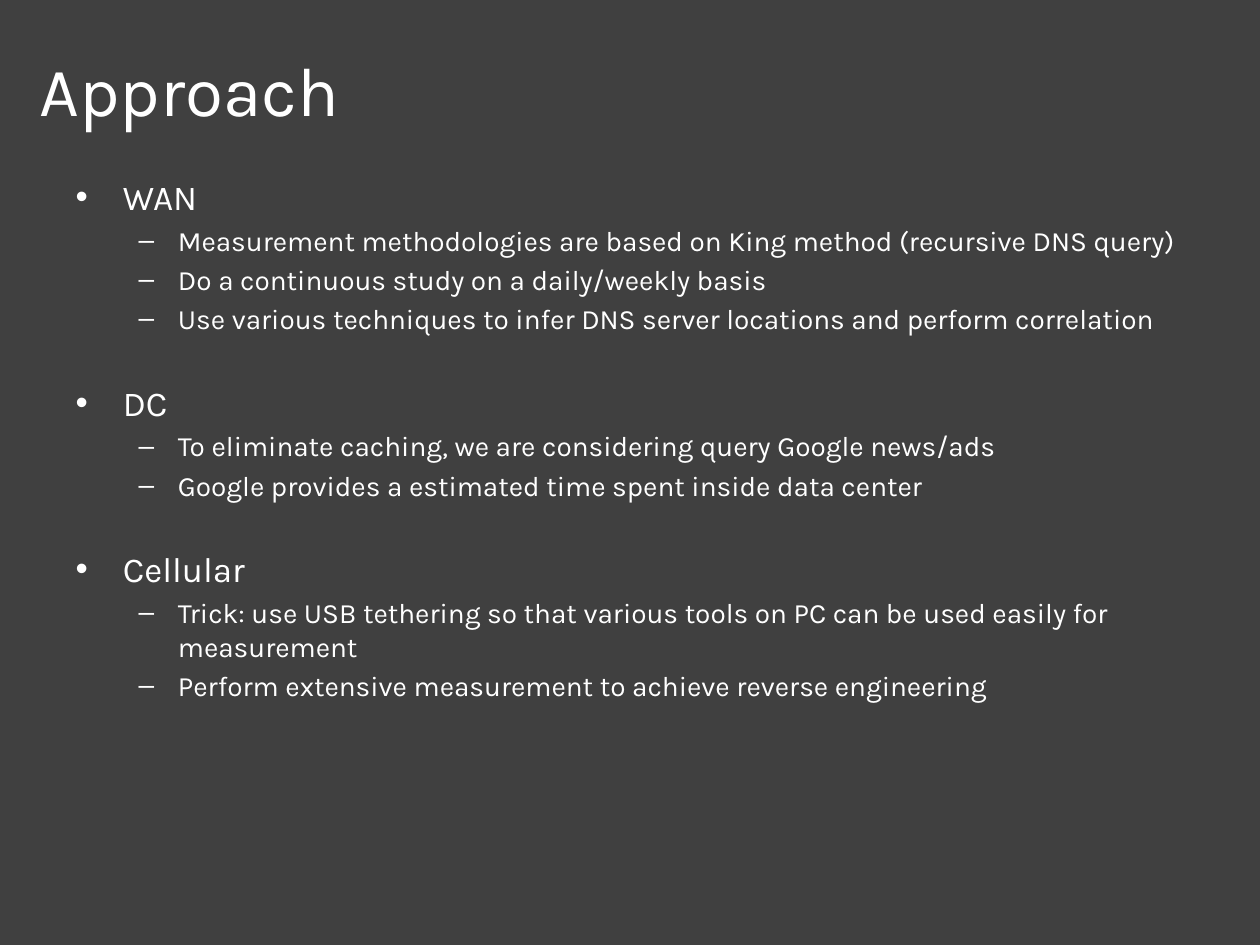
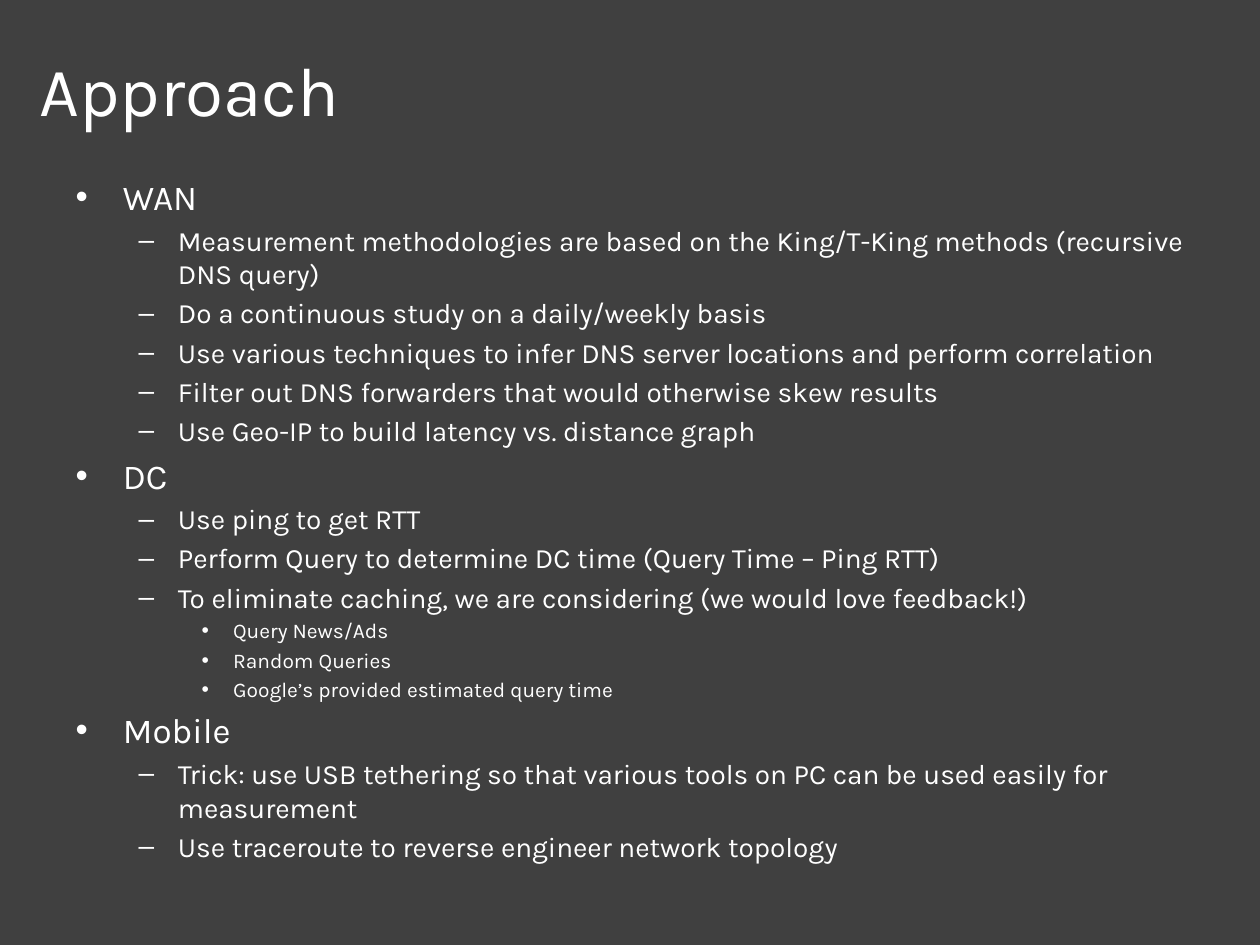
Before and after one commit to nebgnahz/CS268NetworkMeasurement, a slide deck: slide 5 of doc/MidTerm/MidTerm.pptx. Drawn at 1260x945 pixels with LibreOffice and Linux fonts; fonts in the diff are those of the drawing. Boxes give left, top, right and bottom in pixels: in the first picture for what was removed or moved away, otherwise in the second. Text is boxed around its words. In the diff, an @@ line names an element or a change of style, - is before the commit and + after.

Commit message:
updated presentation

```diff
--- a/doc/MidTerm/MidTerm.pptx
+++ b/doc/MidTerm/MidTerm.pptx
@@ text at (178,230,1183,291): text changed @@
-  – Measurement methodologies are based on King method (recursive DNS query)
+  – Measurement methodologies are based on the King/T-King methods (recursive DNS query)
@@ text at (178,382,938,448): paragraphs added @@
+  – Filter out DNS forwarders that would otherwise skew results
+  – Use Geo-IP to build latency vs. distance graph
@@ text at (123,510,1027,744): text changed @@
-  – To eliminate caching, we are considering query Google news/ads
-  – Google provides a estimated time spent inside data center
-• Cellular
+  – Use ping to get RTT
+  – Perform Query to determine DC time (Query Time – Ping RTT)
+  – To eliminate caching, we are considering (we would love feedback!)
+    • Query News/Ads
+    • Random Queries
+    • Google’s provided estimated query time
+• Mobile
@@ text at (178,838,838,863): text changed @@
-  – Perform extensive measurement to achieve reverse engineering
+  – Use traceroute to reverse engineer network topology
```
Also in this commit, not shown: 3 other slides changed, 3 slides added, 1 slide removed.
